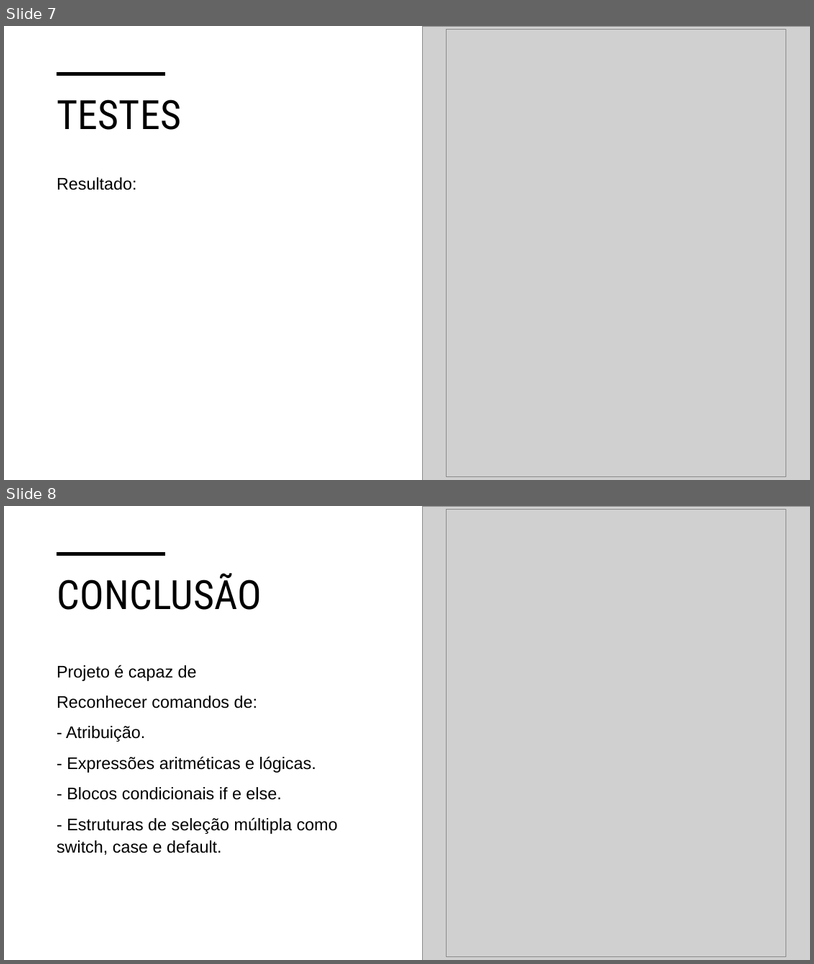
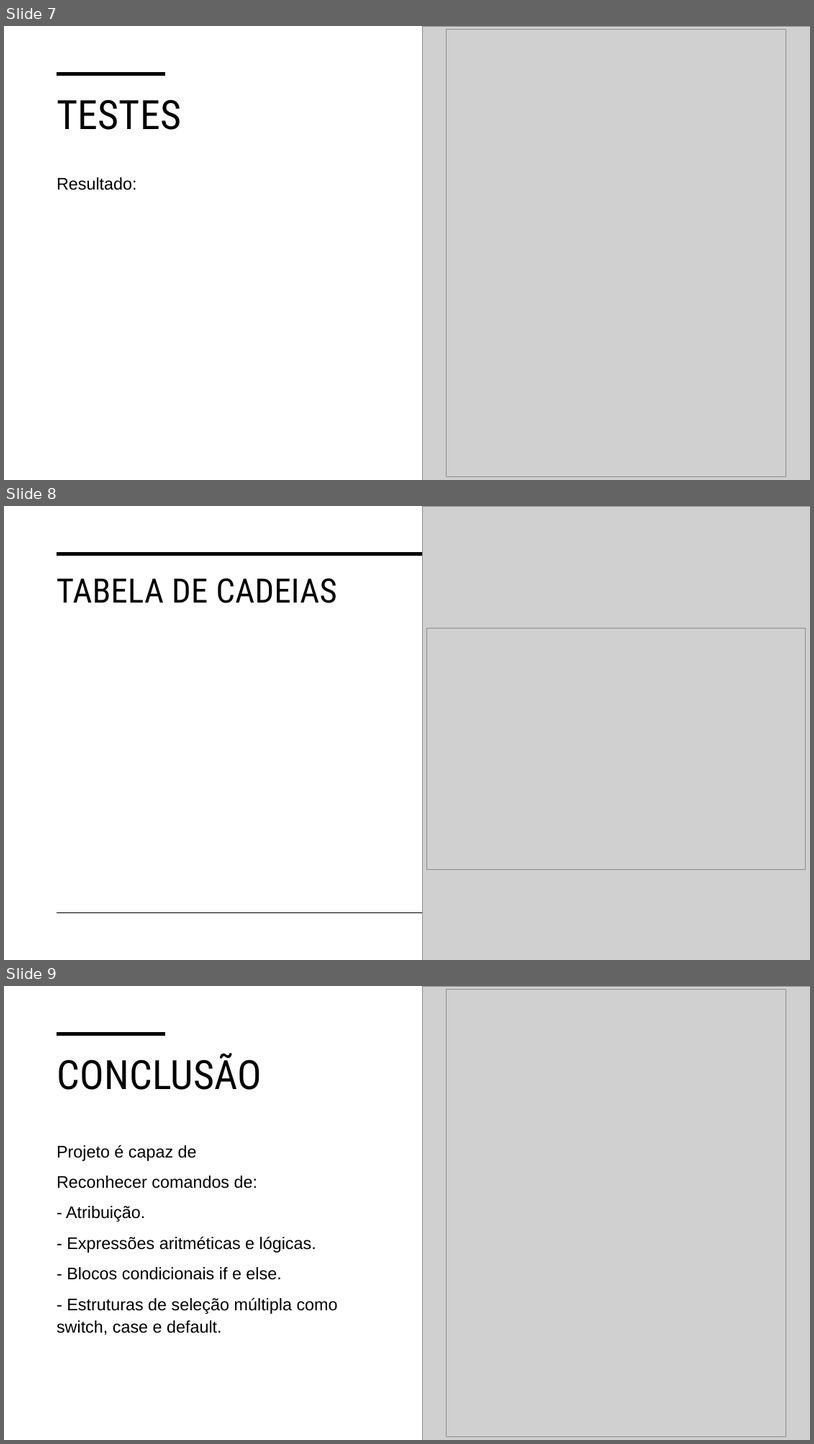
Before and after one commit to kibutzzz/prova-tradutores, a slide deck: Tradutores.pptx. Shown one above the other, each under a label of ours: slides 7 and 8 before the commit, slides 7, 8 and 9 after it. The pictures are 814x964 and 814x1444 pixels, drawn with LibreOffice and Linux fonts; fonts in the diff are those of the drawing; grey boxes stand for pictures. Boxes give left, top, right and bottom in pixels: in the first picture for what was removed or moved away, otherwise in the second. Text is boxed around its words. In the diff, an @@ line names an element or a change of style, - is before the commit and + after.

Commit message:
Atualização relatório e PPT

```diff
--- a/Tradutores.pptx
+++ b/Tradutores.pptx
@@ slide 8 added at (4,506,810,960), background #FFFFFF @@
@@ picture added at (422,506,810,960) @@
@@ line added from (57, 554) to (758, 554), #000000 3.5 pt @@
@@ title added at (57,578,337,603), 40 pt, text #000000 @@
+TABELA DE CADEIAS
@@ picture added at (427,628,806,869) @@
@@ line added from (57, 913) to (758, 913), #000000 1 pt @@
@@ what was slide 8 is now slide 9 @@
```
Also in this commit, not shown: 1 other file.
